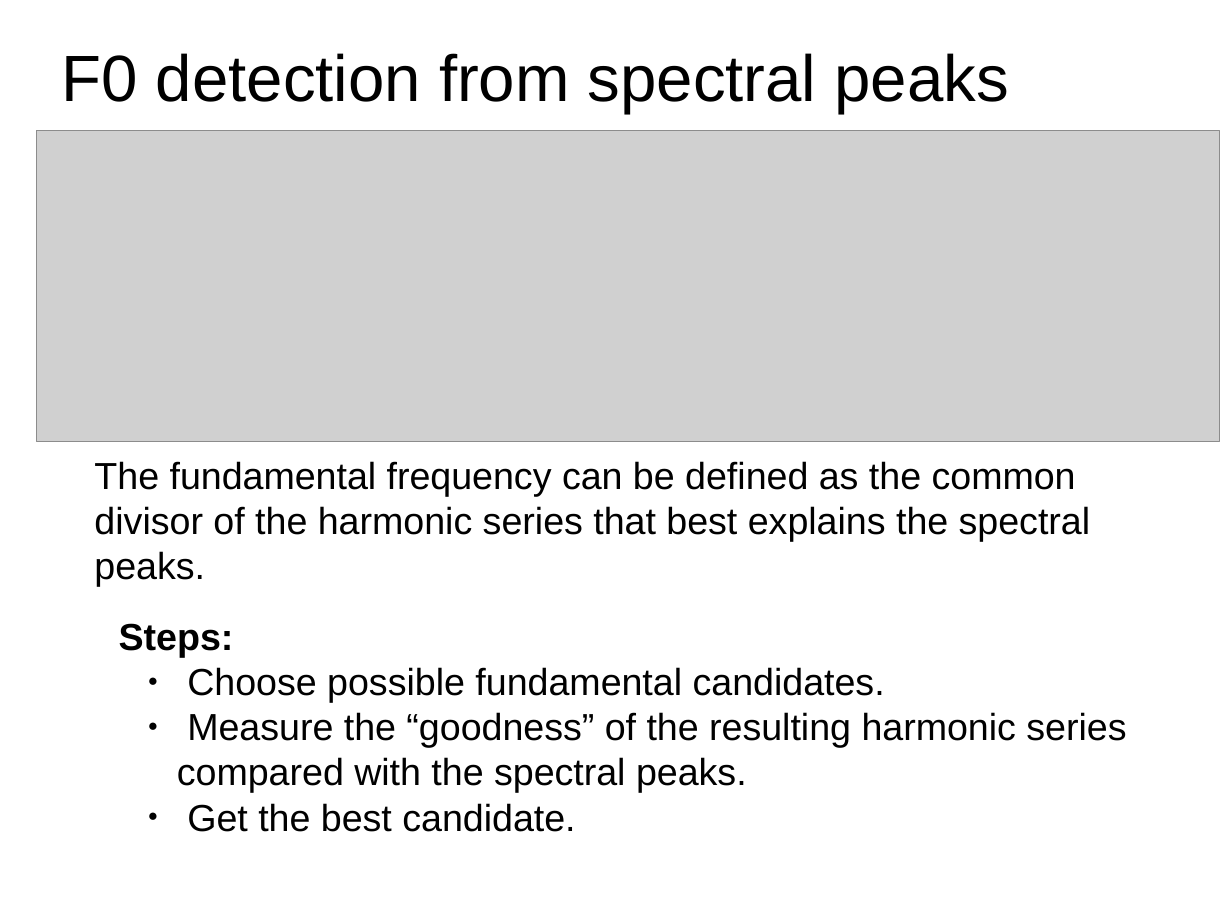
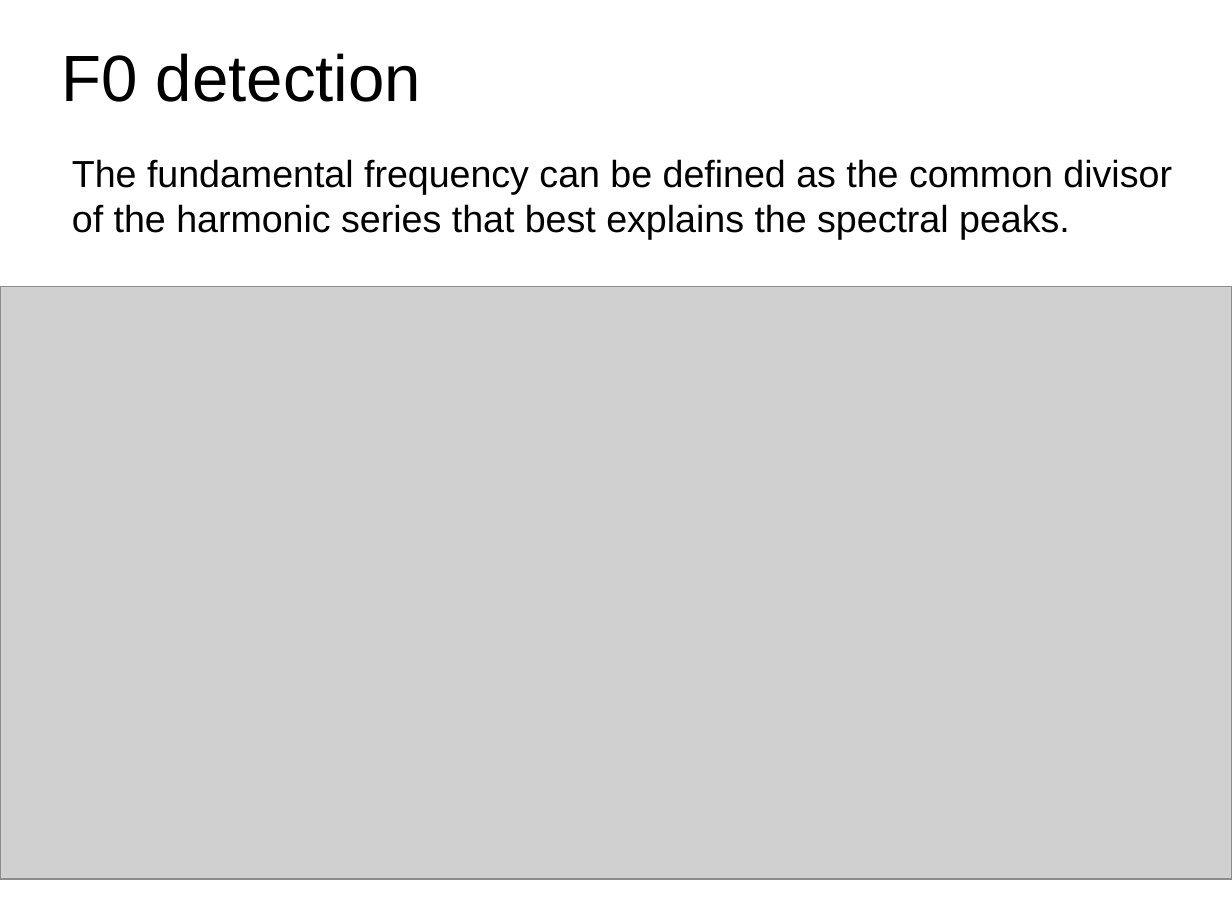
Before and after one commit to MTG/sms-tools, a slide deck: slide 11 of lectures/6-Harmonic-model/F0-detection.odp (slide 9 before the commit). Drawn at 1232x924 pixels with LibreOffice and Linux fonts; fonts in the diff are those of the drawing; grey boxes stand for pictures. Boxes give left, top, right and bottom in pixels: in the first picture for what was removed or moved away, otherwise in the second. Text is boxed around its words. In the diff, an @@ line names an element or a change of style, - is before the commit and + after.

Commit message:
changes to lecture 6

```diff
--- a/lectures/6-Harmonic-model/F0-detection.odp
+++ b/lectures/6-Harmonic-model/F0-detection.odp
@@ title at bbox=[62, 53, 421, 102]: text changed @@
-F0 detection from spectral peaks
+F0 detection
@@ text "The fundamental frequency can be ..." rewrapped from bbox=[94, 461, 1091, 587] to bbox=[72, 159, 1172, 239] @@
@@ picture: place and size @@
-picture at bbox=[37, 131, 1220, 441]
+picture at bbox=[0, 286, 1232, 878]
@@ text removed at bbox=[119, 623, 1126, 832] @@
-Steps:
-  ● Choose possible fundamental candidates.
-  ● Measure the “goodness” of the resulting harmonic series
-    compared with the spectral peaks.
-  ● Get the best candidate.
```
Also in this commit, not shown: 6 other slides changed, 6 slides added, 4 slides removed, 29 other files.
